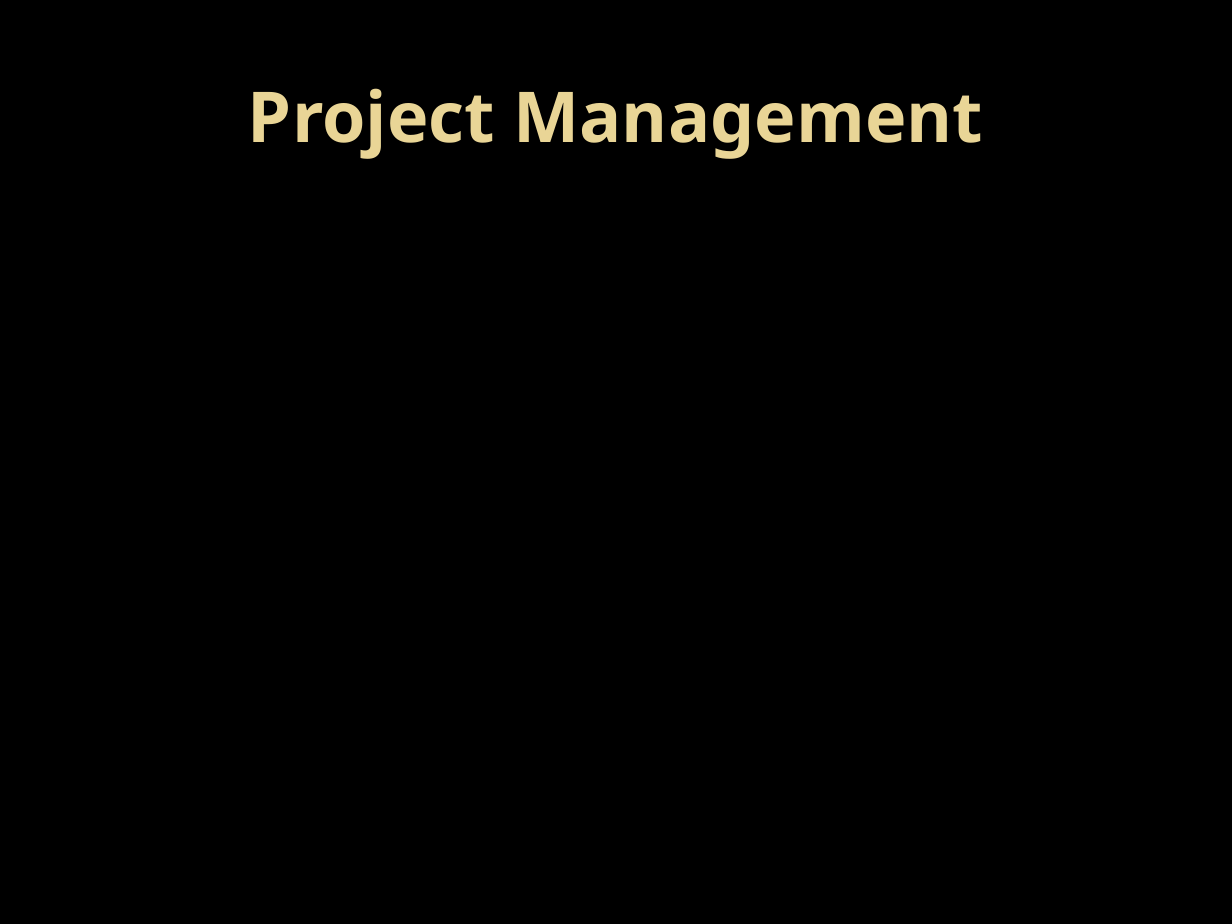
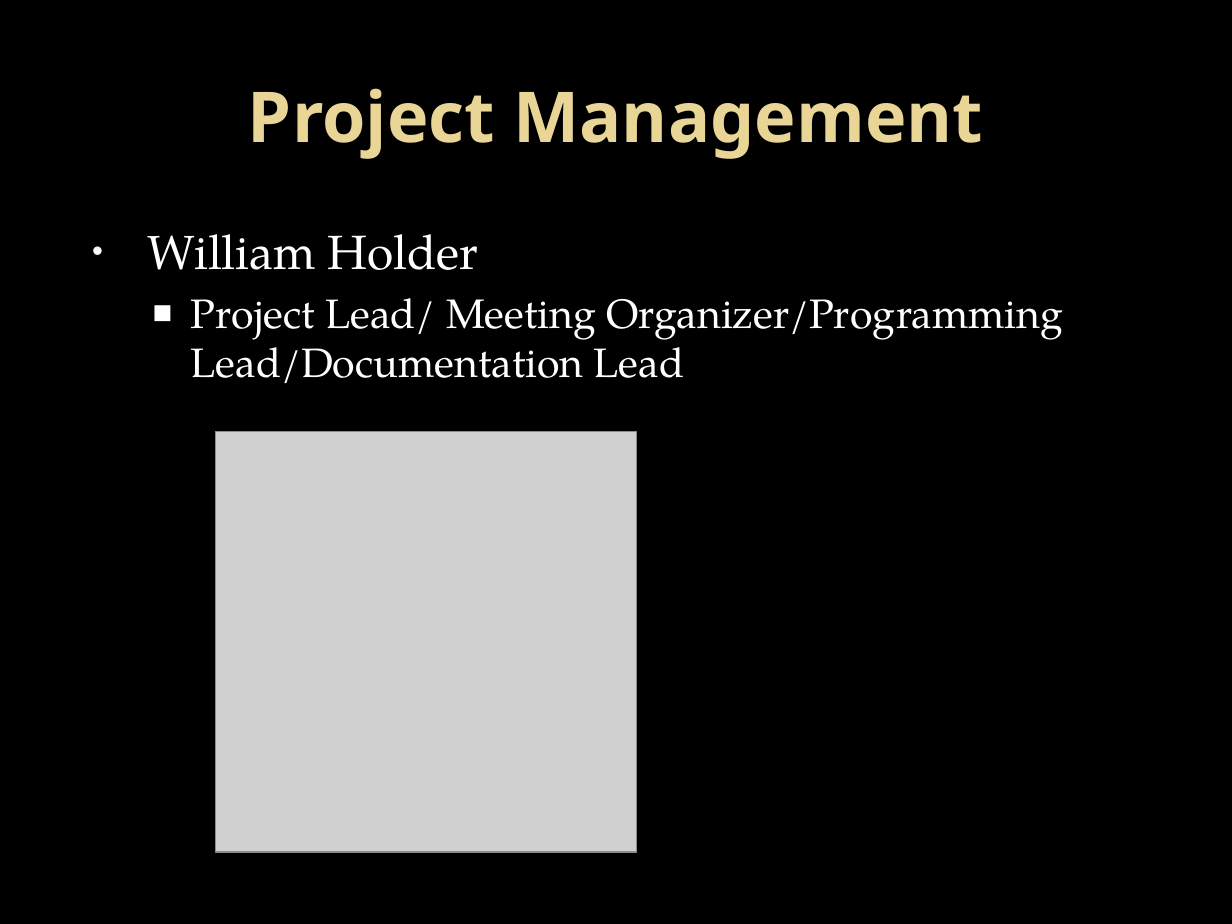
Before and after one commit to GroupIntensioMemoryGame/ProjectFiles, a slide deck: slide 3 of Delivery Briefing/Delivery Briefing.pptx (slide 4 before the commit). Drawn at 1232x924 pixels with LibreOffice and Linux fonts; fonts in the diff are those of the drawing; grey boxes stand for pictures; background and template pictures are left out. Boxes give left, top, right and bottom in pixels: in the first picture for what was removed or moved away, otherwise in the second. Text is boxed around its words. In the diff, an @@ line names an element or a change of style, - is before the commit and + after.

Commit message:
updated powerpoint

```diff
--- a/Delivery Briefing/Delivery Briefing.pptx
+++ b/Delivery Briefing/Delivery Briefing.pptx
@@ text added at (148,234,1063,383), 24 pt, text #FFFFFF @@
+• William Holder
+  ■ Project Lead/ Meeting Organizer/Programming Lead/Documentation Lead
@@ picture added at (216,431,637,853) @@
```
Also in this commit, not shown: 10 other slides changed, 5 slides added, 4 slides removed.
